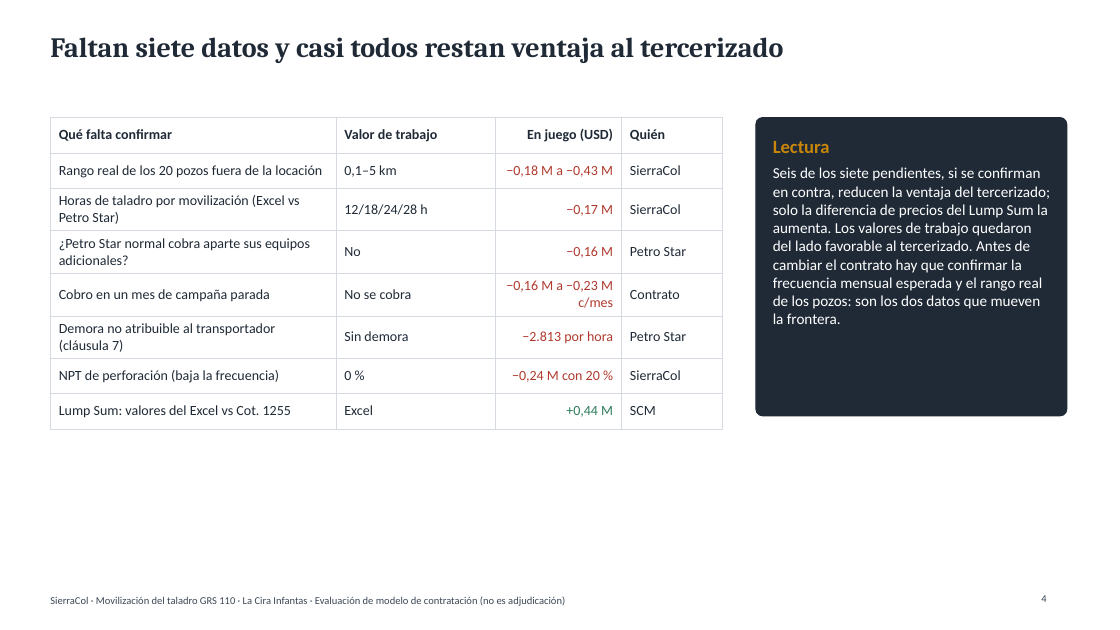
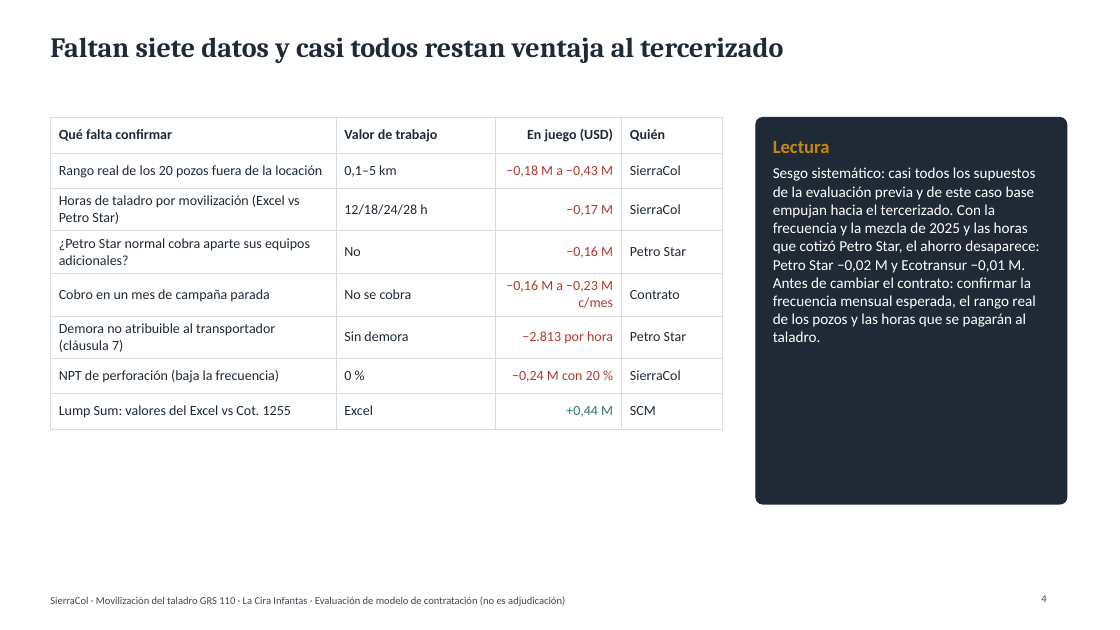
Before and after one commit to Elivl87/chatgpt-skills, a slide deck: slide 4 of movilizacion/entregables/Presentacion_Movilizacion_GRS110.pptx. Drawn at 1120x630 pixels with LibreOffice and Linux fonts; fonts in the diff are those of the drawing. Boxes give left, top, right and bottom in pixels: in the first picture for what was removed or moved away, otherwise in the second. Text is boxed around its words. In the diff, an @@ line names an element or a change of style, - is before the commit and + after.

```diff
--- a/movilizacion/entregables/Presentacion_Movilizacion_GRS110.pptx
+++ b/movilizacion/entregables/Presentacion_Movilizacion_GRS110.pptx
@@ rounded rectangle: place and size @@
-rounded rectangle at box(756, 118, 1067, 416)
+rounded rectangle at box(756, 118, 1067, 504)
@@ rounded rectangle at box(756, 118, 1067, 504): proportions changed @@
@@ text at box(773, 167, 1039, 342): text changed @@
-Seis de los siete pendientes, si se confirman en contra, reducen la ventaja del tercerizado; solo la diferencia de precios del Lump Sum la aumenta. Los valores de trabajo quedaron del lado favorable al tercerizado. Antes de cambiar el contrato hay que confirmar la frecuencia mensual esperada y el rango real de los pozos: son los dos datos que mueven la frontera.
+Sesgo sistemático: casi todos los supuestos de la evaluación previa y de este caso base empujan hacia el tercerizado. Con la frecuencia y la mezcla de 2025 y las horas que cotizó Petro Star, el ahorro desaparece: Petro Star −0,02 M y Ecotransur −0,01 M. Antes de cambiar el contrato: confirmar la frecuencia mensual esperada, el rango real de los pozos y las horas que se pagarán al taladro.
```
Also in this commit, not shown: 1 other slide changed, 6 other files.
